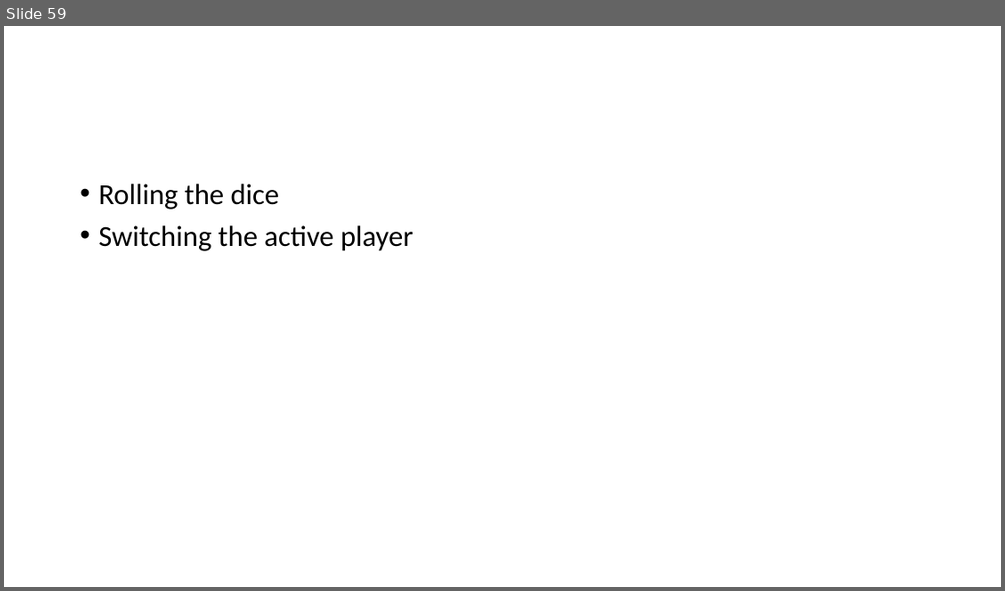
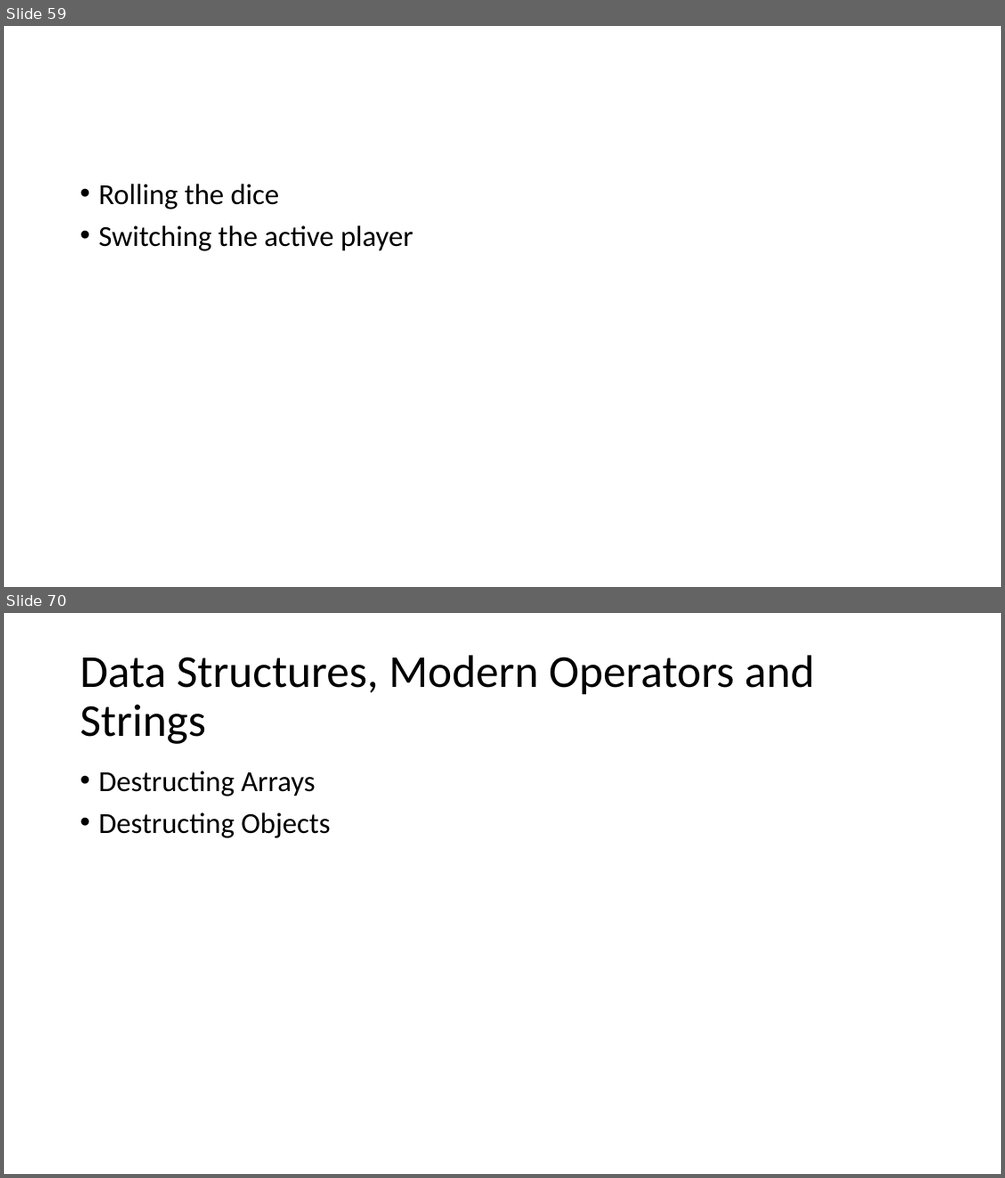
Before and after one commit to PiyushChaturvedii/Batch05, a slide deck: JavaScript.pptx. Shown one above the other, each under a label of ours: slide 59 before the commit, slides 59 and 70 after it; the slides between them are not shown. The pictures are 1005x591 and 1005x1178 pixels, drawn with LibreOffice and Linux fonts; fonts in the diff are those of the drawing. Boxes give left, top, right and bottom in pixels: in the first picture for what was removed or moved away, otherwise in the second. Text is boxed around its words. In the diff, an @@ line names an element or a change of style, - is before the commit and + after.

```diff
--- a/JavaScript.pptx
+++ b/JavaScript.pptx
@@ slide 70 added at <box>4,613,1001,1174</box>, background #FFFFFF @@
@@ title added at <box>80,655,814,744</box>, 44 pt, text #000000 @@
+Data Structures, Modern Operators and Strings
@@ text added at <box>98,771,330,838</box>, 28 pt, text #000000 @@
+• Destructing Arrays
+• Destructing Objects
```
Also in this commit, not shown: 10 other slides added, 22 other files.
